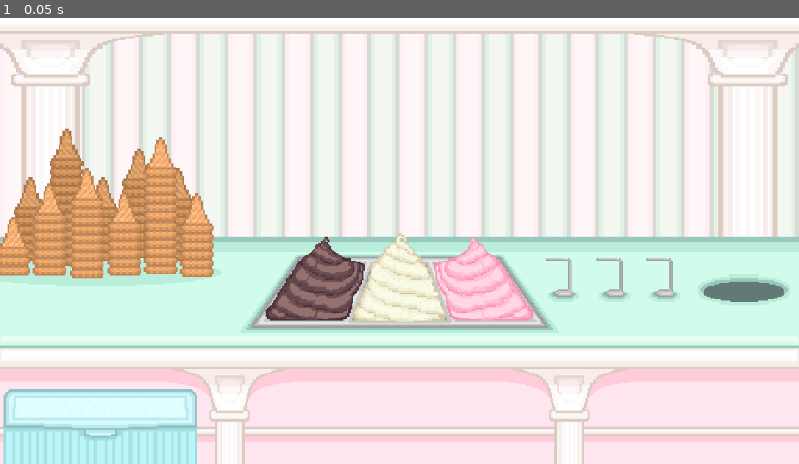
Above: before the commit, frame 1.
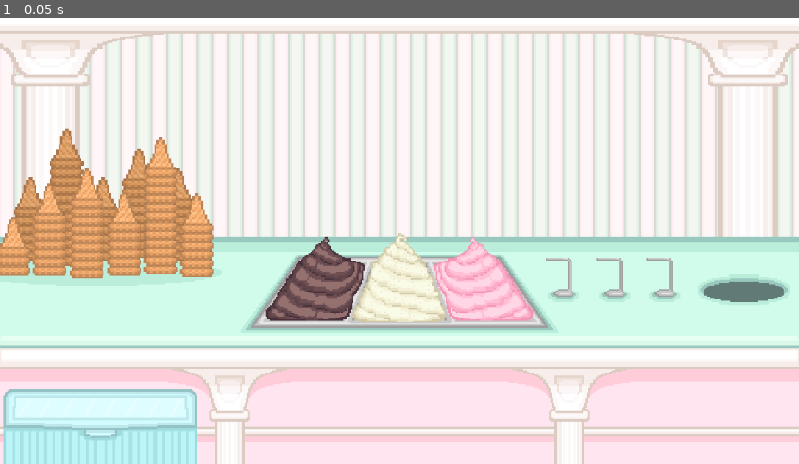
Above: after the commit, the same moment.

Repository: cel004/ice-scream-mania
Game: Godot game, scene res://main.tscn
Same seed, same stepped clock (60 frames per second), same inputs: the game is played once before the commit and once after it. The project has no main scene, so this scene is started directly.
Inputs:
- Up to frame 1 (0.05 s): no input

The runs differ from the first frame. In frame 1, 9.8% of the frame differs, in the area x 1-100%, y 3-50%.

Commit message:
Organize folders for accessibility

Diff:
--- a/main.tscn
+++ b/main.tscn
@@ -1,7 +1,9 @@
-[gd_scene load_steps=3 format=3 uid="uid://b66cc7tswu4fp"]
+[gd_scene load_steps=5 format=3 uid="uid://b66cc7tswu4fp"]
 
 [ext_resource type="Texture2D" uid="uid://d002vseqrrs8l" path="res://assets/Background.png" id="1_0cwv2"]
 [ext_resource type="Texture2D" uid="uid://cv6ed05248kj5" path="res://assets/Foreground.png" id="2_2ufsh"]
+[ext_resource type="PackedScene" uid="uid://cpvdtyhnf7w3k" path="res://assets/ghosts/ghostie-idle.aseprite" id="3_fynei"]
+[ext_resource type="Script" path="res://assets/ghosts/NewghostieIdle.cs" id="4_rvrsf"]
 
 [node name="Node" type="Node"]
 
@@ -14,6 +16,7 @@
 grow_horizontal = 2
 grow_vertical = 2
 texture = ExtResource("1_0cwv2")
+stretch_mode = 1
 
 [node name="fg (TextureRect)" type="TextureRect" parent="bg (TextureRect)"]
 z_index = 1
@@ -26,5 +29,8 @@
 grow_vertical = 2
 texture = ExtResource("2_2ufsh")
 
-[node name="CharacterBody2D" type="CharacterBody2D" parent="."]
-z_index = -1
+[node name="ghostie-idle" parent="." instance=ExtResource("3_fynei")]
+texture_filter = 1
+position = Vector2(609, 220)
+scale = Vector2(1.5, 1.5)
+script = ExtResource("4_rvrsf")
--- a/project.godot
+++ b/project.godot
@@ -11,11 +11,15 @@
 [application]
 
 config/name="ice-scream-mania"
-config/features=PackedStringArray("4.3", "GL Compatibility")
+config/features=PackedStringArray("4.3", "C#", "GL Compatibility")
 
 [aseprite_importers]
 
 aseprite_executable_path="C:/Users/cel/Desktop/Aesprite/Aseprite.exe"
+
+[dotnet]
+
+project/assembly_name="ice-scream-mania"
 
 [editor_plugins]
 
Binary file removed: assets/ghosts/newghostie-idle.aseprite
Binary file removed: assets/ghosts/newghostie-idle.png
Binary file added: characters/ghost/ghostie-idle.ase
Not shown, changed: characters/ghost/ghostie-idle.ase.import
Binary file added: characters/ghost/ghostie-idle.png
Not shown, changed: characters/ghost/ghostie-idle.png.import
Renamed: assets/icecreams/icecream_chocolate.png -> components/icecream-cones/icecream_chocolate.png
Not shown, changed: components/icecream-cones/icecream_chocolate.png.import
Renamed: assets/icecreams/icecream_cone.png -> components/icecream-cones/icecream_cone.png
Not shown, changed: components/icecream-cones/icecream_cone.png.import
Renamed: assets/icecreams/icecream_strawberry.png -> components/icecream-cones/icecream_strawberry.png
Not shown, changed: components/icecream-cones/icecream_strawberry.png.import
(and 20 more such lines)
